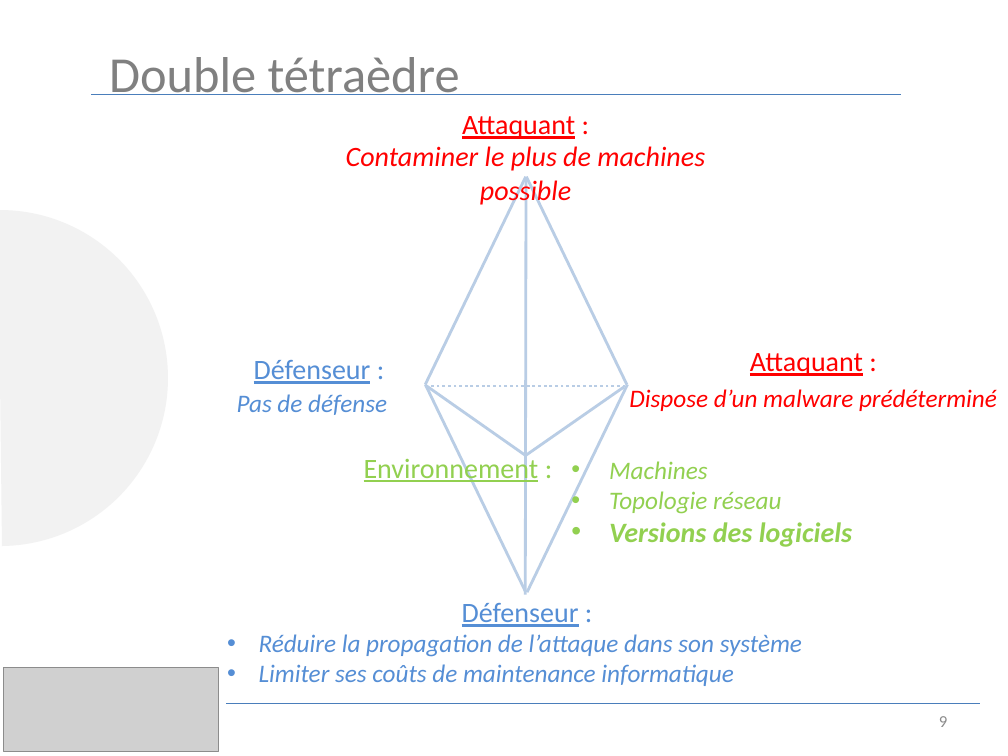
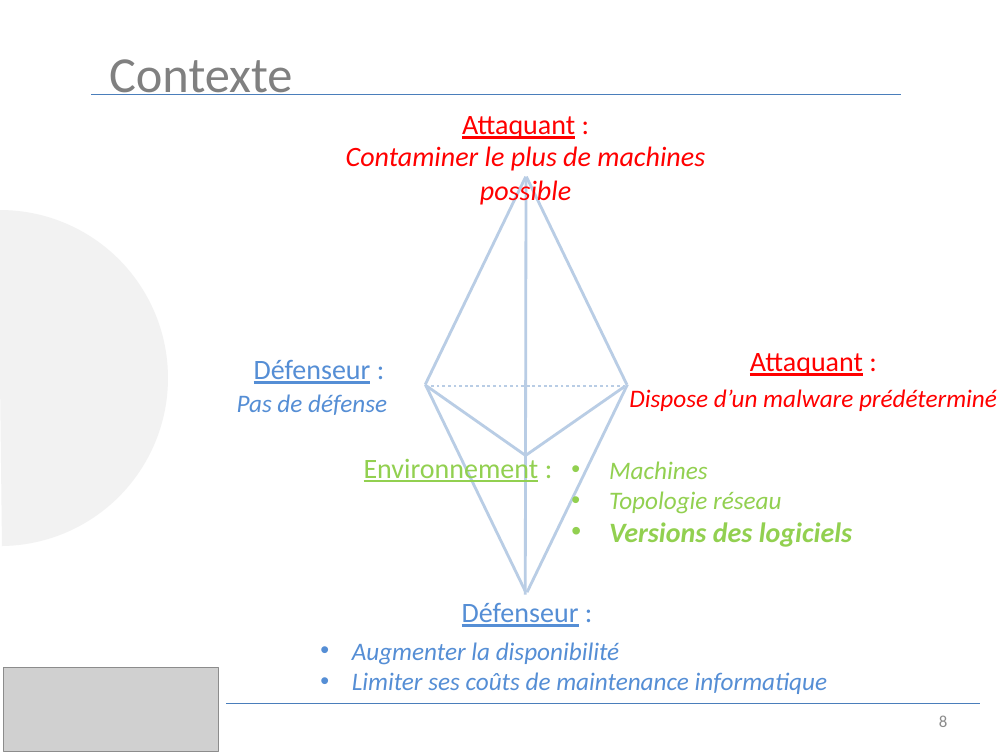
Before and after one commit to luinaudt/inf6422, a slide deck: slide 8 of lab3/presentation.pptx (slide 9 before the commit). Drawn at 1008x756 pixels with LibreOffice and Linux fonts; fonts in the diff are those of the drawing; grey boxes stand for pictures. Boxes give left, top, right and bottom in pixels: in the first picture for what was removed or moved away, otherwise in the second. Text is boxed around its words. In the diff, an @@ line names an element or a change of style, - is before the commit and + after.

```diff
--- a/lab3/presentation.pptx
+++ b/lab3/presentation.pptx
@@ text at (109,59,292,95): text changed @@
-Double tétraèdre
+Contexte
@@ text "Augmenter la disponibilité": place and size @@
-text "Augmenter la disponibilité" at (259,634,802,686)
+text "Augmenter la disponibilité" at (352,642,827,694)
@@ text at (352,642,619,665): text changed @@
-• Réduire la propagation de l’attaque dans son système
+• Augmenter la disponibilité
@@ page number at (939,715,947,727): text changed @@
-9
+8
```
Also in this commit, not shown: 15 other slides changed, 6 slides added, 4 slides removed.
